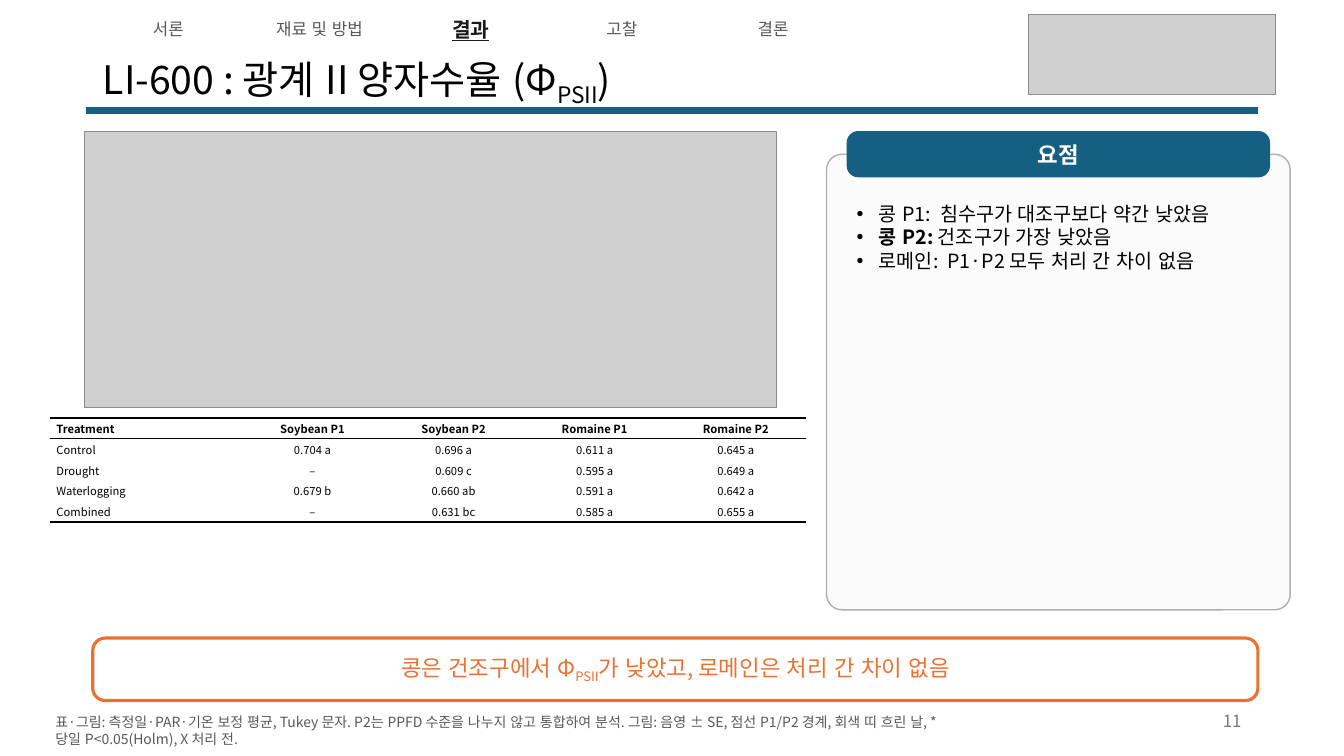
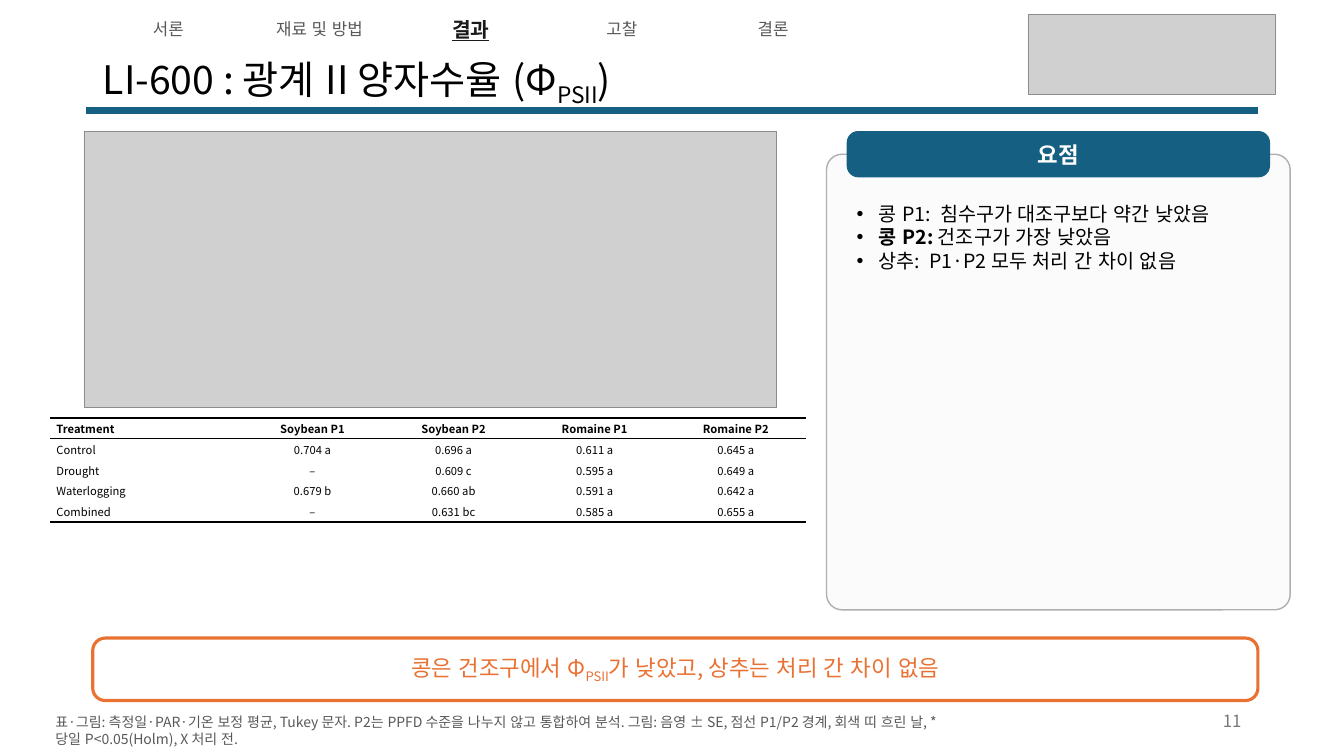
Before and after one commit to YunJM20/-, a slide deck: slide 11 of 구두발표_콩vs로메인상추_v6.pptx. Drawn at 1344x756 pixels with LibreOffice and Linux fonts; fonts in the diff are those of the drawing; grey boxes stand for pictures. Boxes give left, top, right and bottom in pixels: in the first picture for what was removed or moved away, otherwise in the second. Text is boxed around its words. In the diff, an @@ line names an element or a change of style, - is before the commit and + after.

```diff
--- a/구두발표_콩vs로메인상추_v6.pptx
+++ b/구두발표_콩vs로메인상추_v6.pptx
@@ text at (879,251,1176,270): text changed @@
-• 로메인: P1·P2 모두 처리 간 차이 없음
+• 상추: P1·P2 모두 처리 간 차이 없음
@@ table: place and size @@
-table at (50,417,807,574)
+table at (50,417,807,522)
@@ text in rounded rectangle at (411,657,939,680): text changed @@
-콩은 건조구에서 ΦPSII가 낮았고, 로메인은 처리 간 차이 없음
+콩은 건조구에서 ΦPSII가 낮았고, 상추는 처리 간 차이 없음
```
Also in this commit, not shown: 21 other slides changed.
